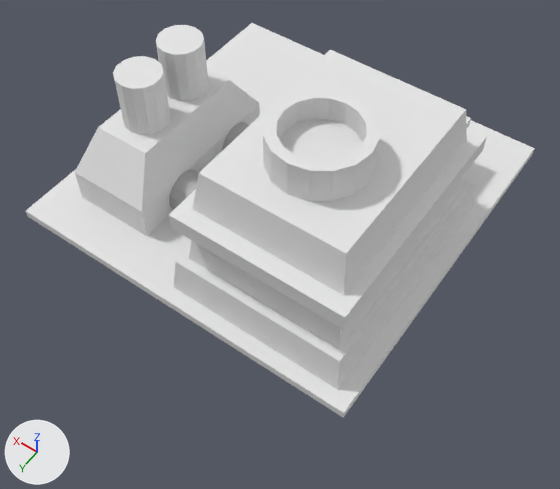
The Blender file blender/items/structures/Factory.blend: old version first, new version second.
Rendered twice from a camera (50 mm lens) standing at (-8.21, 11.87, 15.66) and looking at (-0.86, 1.58, -0.51). Lighting does not change. The marker at lower left points along +X, +Y and +Z.

In view in the first picture: 'Connection Tube.001', 'Generator', 'Ground', 'Main', 'Pump', 'Pump.001', 'Roof Wheel'.
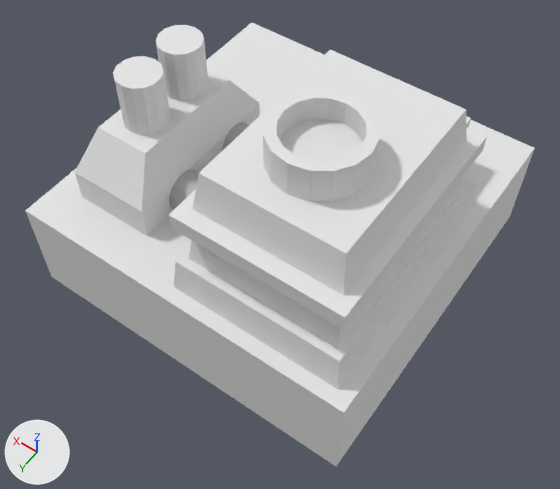
Where the newer file only moved an object's origin or applied its transform, the numbers keep the older frame.

Diff of the bpy script that builds the scene:
```diff
--- a/blender/items/structures/Factory.blend.py
+++ b/blender/items/structures/Factory.blend.py
@@ me_cube_001 @@
 # used by ob_ground; location = (0.0, -0.03, -0.03); scale = (1.99, 1.99, 0.0462)
-me_cube_001.from_pydata(...)  # 8 vertices, 6 faces; spans x -2.5..2.5, y -2.5..2.5, z -2.5..2.5
+me_cube_001.from_pydata(...)  # 8 vertices, 5 faces; spans x -2.5..2.5, y -2.5..2.5, z -62.0..2.83
+# me_cube_001 part 1: the whole mesh is rebuilt
 me_cube_001.materials.append(mat_ground)
```

What differs and where, as boxes (x1, y1, x2, y2) in the pictures (560 x 489 px):
'Ground', reshaped (12% taller)
    before: (26, 23, 535, 417)
    after: (25, 23, 535, 466)
